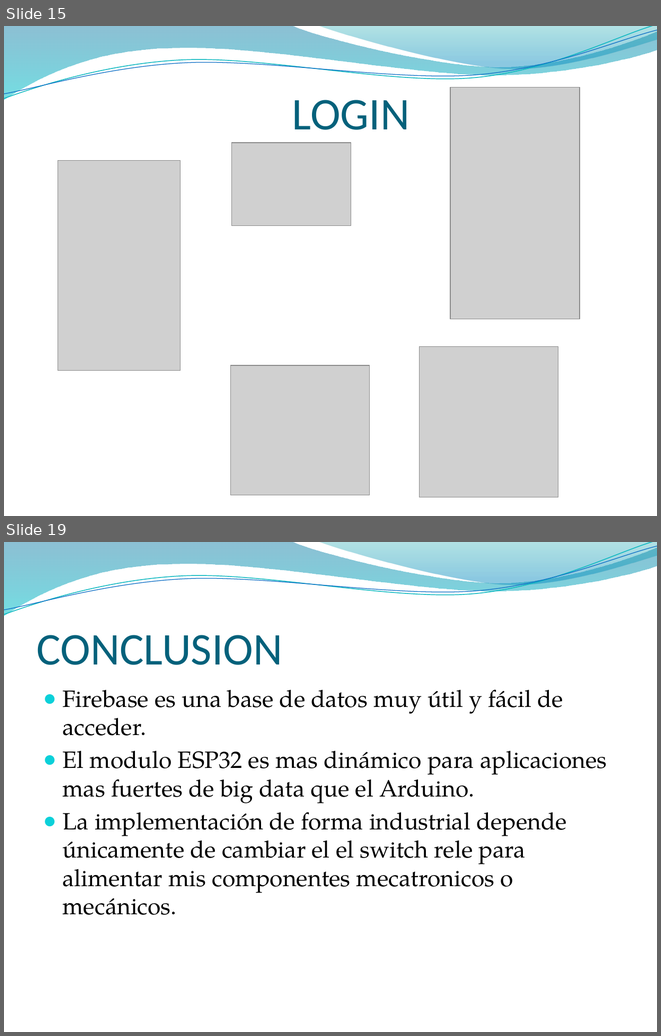
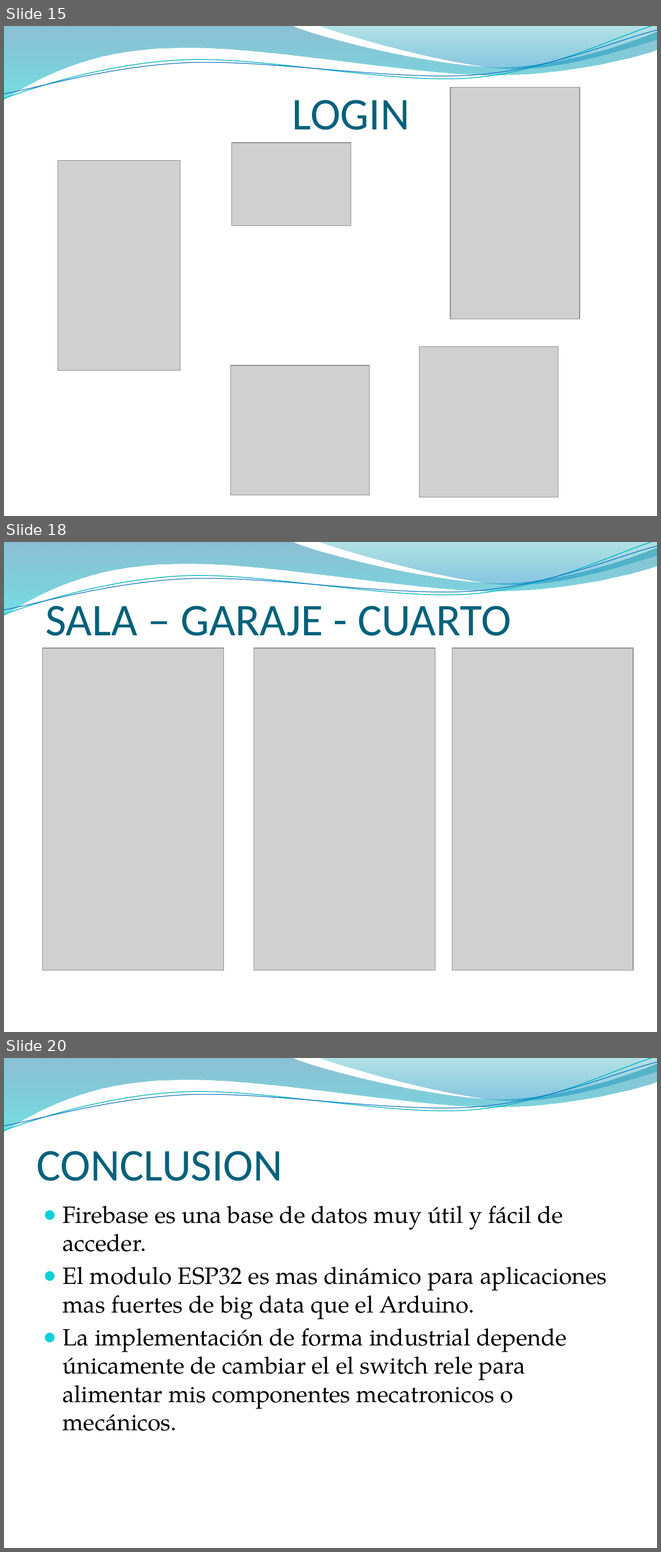
Before and after one commit to aante17/Domotic_Project, a slide deck: DiapositivasPST_Hometic.pptx. Shown one above the other, each under a label of ours: slides 15 and 19 before the commit, slides 15, 18 and 20 after it; the slides between them are not shown. The pictures are 661x1036 and 661x1552 pixels, drawn with LibreOffice and Linux fonts; fonts in the diff are those of the drawing; grey boxes stand for pictures; background and template pictures are left out. Boxes give left, top, right and bottom in pixels: in the first picture for what was removed or moved away, otherwise in the second. Text is boxed around its words. In the diff, an @@ line names an element or a change of style, - is before the commit and + after.

```diff
--- a/DiapositivasPST_Hometic.pptx
+++ b/DiapositivasPST_Hometic.pptx
@@ slide 18 added at [4,542,657,1032], background picture (left out); not listed: 4 template elements that a slide beside it also shows @@
@@ title added at [45,598,511,636], 50 pt, text #04617B @@
+SALA – GARAJE - CUARTO
@@ picture added at [43,648,223,970] @@
@@ picture added at [254,648,435,970] @@
@@ picture added at [452,648,633,970] @@
@@ what was slide 19 is now slide 20 @@
```
Also in this commit, not shown: 1 slide changed, 2 other slides added, 2 slides removed.
